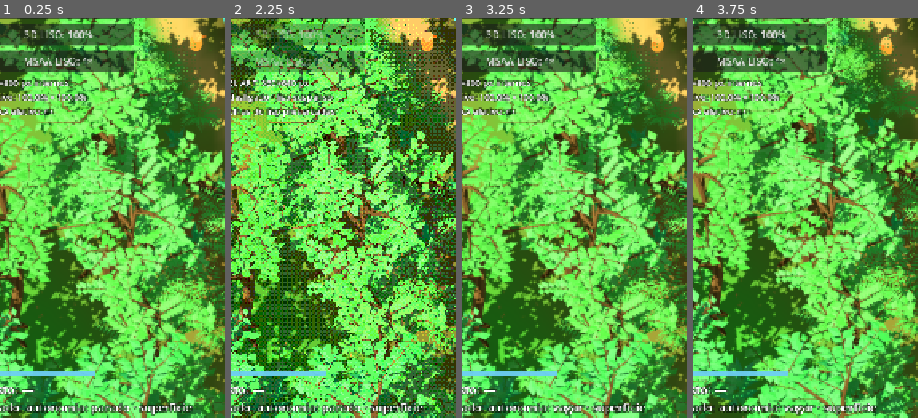
Above: before the commit, frames 1-4 (left to right).
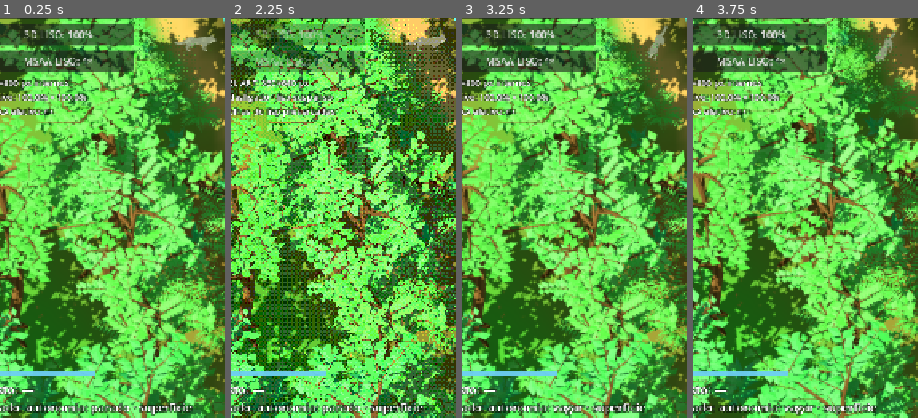
Above: after the commit, the same moments.

Repository: jonathasptbr-gh/Projeto-Galapago
Game: Godot game, scene res://jogo/main.tscn
The game is run twice, just before and just after one commit, with the same random seed, the same clock (stepped at 60 frames per second) and the same inputs.
Inputs:
- Up to frame 1 (0.25 s): no input
- Up to frame 2 (2.25 s): click "PULO AUTO: DESLIGADO" at 0.5 s; click "PULO AUTO: LIGADO" at 1.25 s; click "PIXEL ART: DESLIGADO" at 2 s
- Up to frame 3 (3.25 s): click "PIXEL ART: LIGADO" at 2.75 s
- Up to frame 4 (3.75 s): click "DIAGNÓSTICO: DESLIGADO" at 3.5 s
The pictures show only the part of the screen within x 6-56%, y 46-96%; the shares and areas given below are measured in that part.

The runs differ from the first frame. In frame 1, 0.5% of the frame differs, in the area x 77-97%, y 3-9%; in frame 2, 0.5%; in frame 3, 0.3%; in frame 4, 0.3%.

Commit message:
jogo: integrar criatura-base do lobo 3D

Diff:
--- a/jogo/main.gd
+++ b/jogo/main.gd
@@ -54,6 +54,7 @@
 const Chao := preload("res://jogo/mundo3d/chao.gd")
 const Espaco := preload("res://jogo/mundo3d/espaco.gd")
 const Ator := preload("res://jogo/mundo3d/ator.gd")
+const Lobo := preload("res://jogo/mundo3d/lobo.gd")
 const BarraGiro := preload("res://jogo/barra_giro.gd")
 const Perigos := preload("res://jogo/perigos.gd")
 const Mira := preload("res://jogo/mira.gd")
@@ -82,8 +83,8 @@
 ## "ponto da criatura" na tela
 const ALTURA_FOCO := 0.0
 const ALTURA_CORPO_TELA := 0.6
-# atores provisórios (P24): cores por estado
-const COR_CRIATURA := Color("#e07a3a")
+# A criatura conserva os quatro materiais do GLB; tintas só para estados.
+const COR_CRIATURA := Color.WHITE
 const COR_CRIATURA_SUBSOLO := Color("#4f5b6b")
 const COR_CRIATURA_ATORDOADA := Color("#d8403a")
 const COR_ADV := Color("#8b5cf6")
@@ -120,6 +121,7 @@
 ## a mata 3D (jogo/mundo3d/natureza/mapa.gd)
 var mata: Node3D
 var ator_criatura: Node3D
+var _pos_anim_criatura := Vector2.ZERO
 var atores_adv: Array = []
 ## o MAPA DO CHÃO (SubViewport): trilha, perigos e mira
 var chao: SubViewport
@@ -201,10 +203,11 @@
 	mata.ligar_chao(chao.get_texture(), chao.ret_shader())
 	Mata.ambientar(vista.ambiente.environment, vista.sol, false)
 	vista.contorno.layers = 0
-	ator_criatura = Ator.new()
+	ator_criatura = Lobo.new()
 	ator_criatura.name = "Criatura"
 	ator_criatura.cor = COR_CRIATURA
 	vista.mundo_3d.add_child(ator_criatura)
+	_pos_anim_criatura = corpo.pos
 
 	for a in mapa.get("adversarios", []):
 		var adv := Adversario.new(int(a.get("semente", 1)), Rect2(), cfg_adversario)
@@ -376,14 +379,17 @@
 	_escurecer(planejando, plano, retomada_s, delta)
 
 
-## Atores 3D provisórios: só LEEM a sim (posição, olhar, salto, camada,
-## hostilidade, preparo, esconderijo) e trocam de cor por estado.
+## A criatura 3D lê movimento/pulo/ataque reais da sim; os adversários
+## provisórios continuam lendo posição, olhar, salto, camada e hostilidade.
 func _atualizar_atores(delta: float) -> void:
 	var subsolo: bool = corpo.camada == Mundo.SUBSOLO
 	var alvo_h: float = mundo.altura(mundo.celula_de(corpo.pos))
 	_h_cria = alvo_h + (_h_cria - alvo_h) * exp(-14.0 * delta)
 	var salto: float = float(corpo.z) / Cam3D.PX_POR_UNIDADE - (AFUNDA_SUBSOLO if subsolo else 0.0)
 	ator_criatura.atualizar(corpo.pos, _h_cria, corpo.olhar, salto)
+	var deslocamento: float = Vector2(corpo.pos).distance_to(_pos_anim_criatura) if delta > 0.0 else 0.0
+	ator_criatura.animar(deslocamento, delta, corpo.no_ar(), corpo.ataque != "", corpo.caminhada_existe())
+	_pos_anim_criatura = corpo.pos
 	var cor := COR_CRIATURA
 	if subsolo:
 		cor = COR_CRIATURA_SUBSOLO
--- /dev/null
+++ b/jogo/mundo3d/lobo.gd
@@ -0,0 +1,91 @@
+extends Node3D
+## Só a criatura-base; adversários continuam com o ator provisório.
+## Pés em Espaco.ponto(pos_px, h), direção da sim no XZ e salto em unidades 3D.
+## O GLB permanece intacto; escala/virada e materiais são locais a esta instância.
+
+const Espaco := preload("res://jogo/mundo3d/espaco.gd")
+const Cam3D := preload("res://sim/camera3d.gd")
+const Mat := preload("res://jogo/mundo3d/materiais.gd")
+const MODELO := preload("res://arte/modelos/Lobo.glb")
+# AABB medido no Godot com a escala 0,25: 0,27 × 0,67 × 1,39 unidades.
+# Uma célula tem 1 unidade; a pata mais baixa fica a 0,003 do chão.
+const ESCALA_MODELO := 0.25
+# Distância horizontal por ciclo: passada Walk curta (~40% do comprimento
+# do corpo), Gallop mais longa (~70%). Determina fase, não velocidade fixa.
+const PASSADA_WALK := 0.55
+const PASSADA_GALLOP := 0.95
+
+@export var cor := Color.WHITE
+
+var _modelo: Node3D
+var _malha: MeshInstance3D
+var _anim: AnimationPlayer
+var _bases: Array[Color] = []
+var _clipe := ""
+
+
+func _ready() -> void:
+	_modelo = MODELO.instantiate()
+	_modelo.name = "Lobo"
+	_modelo.scale = Vector3.ONE * ESCALA_MODELO
+	# Quaternius aponta para +Z depois da rotação do armature; ator.gd
+	# aponta para -Z. A correção fica dentro da cena, não afeta olhar/câmera.
+	_modelo.rotation.y = PI
+	add_child(_modelo)
+	_malha = _modelo.get_node("RootNode/AnimalArmature/Skeleton3D/Wolf")
+	_anim = _modelo.get_node("AnimationPlayer")
+	for i in _malha.mesh.get_surface_count():
+		var original := _malha.mesh.surface_get_material(i) as StandardMaterial3D
+		_bases.append(original.albedo_color)
+	# As 24 tomadas do arquivo continuam disponíveis; só as versões SEM
+	# prefixo AnimalArmature| são acionadas. O loop não edita o GLB.
+	for nome in ["Idle", "Walk", "Gallop", "Gallop_Jump"]:
+		_anim.get_animation(nome).loop_mode = Animation.LOOP_LINEAR
+	pintar(cor)
+	_tocar("Idle")
+
+
+func pintar(nova: Color) -> void:
+	cor = nova
+	if _malha == null:
+		return
+	for i in _bases.size():
+		# A paleta original de quatro materiais (pelagem clara/escura,
+		# olho, focinho) é preservada; só estados especiais aplicam tinta.
+		var base := _bases[i]
+		var tint := Color(base.r * nova.r, base.g * nova.g, base.b * nova.b)
+		_malha.set_surface_override_material(i, Mat.toon(tint))
+
+
+func atualizar(pos_px: Vector2, h: float, direcao: Vector2, salto := 0.0) -> void:
+	position = Espaco.ponto(pos_px, h) + Vector3(0, salto, 0)
+	if direcao.length_squared() > 0.000001:
+		rotation.y = atan2(-direcao.x, -direcao.y)
+
+
+## Estado lido da sim, nunca derivado do olhar (que também gira parada).
+## Cada quadro avança em distância/PX_POR_UNIDADE/passada ciclos, sem
+## dependência do fps: velocidade × duração_do_clipe / passada.
+## Na imobilidade muda para Idle; pulo/ataque não recebem a velocidade de andar.
+func animar(deslocamento_px: float, delta_s: float, no_ar: bool, atacando: bool, perto: bool) -> void:
+	var nome := "Idle"
+	if atacando:
+		nome = "Attack"
+	elif no_ar:
+		nome = "Gallop_Jump"
+	elif delta_s > 0.0 and deslocamento_px > 0.01:
+		nome = "Walk" if perto else "Gallop"
+	_tocar(nome)
+	if nome == "Walk" or nome == "Gallop":
+		var passada := PASSADA_WALK if nome == "Walk" else PASSADA_GALLOP
+		_anim.speed_scale = (deslocamento_px / Cam3D.PX_POR_UNIDADE / delta_s) * (_anim.get_animation(nome).length / passada)
+	else:
+		_anim.speed_scale = 1.0
+
+
+func _tocar(nome: String) -> void:
+	if _clipe == nome:
+		return
+	assert(_anim.has_animation(nome), "clipe ausente: " + nome)
+	_anim.play(nome, 0.12)
+	_clipe = nome
--- /dev/null
+++ b/testes/test_lobo.gd
@@ -0,0 +1,90 @@
+extends "res://testes/caso.gd"
+## Lobo importado: mantém o arquivo/paleta, lê estados reais da sim e não
+## altera a cena nem a aparência dos adversários provisórios.
+
+const Lobo := preload("res://jogo/mundo3d/lobo.gd")
+const Ator := preload("res://jogo/mundo3d/ator.gd")
+const Main := preload("res://jogo/main.gd")
+const Espaco := preload("res://jogo/mundo3d/espaco.gd")
+
+
+func test_importacao_preserva_quatro_materiais_e_encaixe() -> void:
+	var lobo := Lobo.new()
+	Engine.get_main_loop().root.add_child(lobo)
+	var modelo: Node3D = lobo.get_node("Lobo")
+	var malha: MeshInstance3D = modelo.get_node("RootNode/AnimalArmature/Skeleton3D/Wolf")
+	igual(malha.mesh.get_surface_count(), 4, "quatro materiais originais")
+	perto(modelo.scale.x, 0.25, 0.00001, "escala só na instância")
+	for i in 4:
+		var original := malha.mesh.surface_get_material(i) as StandardMaterial3D
+		var aplicado := malha.get_surface_override_material(i) as ShaderMaterial
+		checar(aplicado != null, "material estilizado da superfície %d" % i)
+		if aplicado != null:
+			var base: Color = aplicado.get_shader_parameter("cor")
+			checar(base.is_equal_approx(original.albedo_color), "cor %d preservada" % i)
+	lobo.atualizar(Vector2(64, 96), 1.0, Vector2.RIGHT, 0.3)
+	perto(lobo.position.distance_to(Espaco.ponto(Vector2(64, 96), 1.0) + Vector3(0, 0.3, 0)), 0.0, 0.0001, "pés + salto")
+	perto((lobo.basis * Vector3.FORWARD).distance_to(Vector3.RIGHT), 0.0, 0.0001, "frente local aponta à direita")
+	lobo.free()
+
+
+func test_clipes_exatos_sem_prefixo_e_sem_corrida_falsa() -> void:
+	var lobo := Lobo.new()
+	Engine.get_main_loop().root.add_child(lobo)
+	var anim: AnimationPlayer = lobo.get_node("Lobo/AnimationPlayer")
+	igual(anim.assigned_animation, "Idle", "parado desde o início")
+	lobo.animar(0.0, 0.1, false, false, false)
+	igual(anim.assigned_animation, "Idle", "olhar não induz movimento")
+	lobo.animar(4.0, 0.1, false, false, true)
+	igual(anim.assigned_animation, "Walk", "perto anda")
+	lobo.animar(4.0, 0.1, false, false, false)
+	igual(anim.assigned_animation, "Gallop", "longe usa galope, não Run")
+	lobo.animar(4.0, 0.1, true, false, false)
+	igual(anim.assigned_animation, "Gallop_Jump", "pulo real vence deslocamento")
+	lobo.animar(0.0, 0.1, false, true, false)
+	igual(anim.assigned_animation, "Attack", "ataque real vence inércia")
+	lobo.animar(0.0, 0.1, false, false, false)
+	igual(anim.assigned_animation, "Idle", "fim do ataque volta ao repouso")
+	lobo.free()
+
+
+func test_mesma_distancia_tem_mesma_fase_em_duas_velocidades() -> void:
+	var fases: Array[float] = []
+	for segundos in [0.5, 0.25]:
+		var lobo := Lobo.new()
+		Engine.get_main_loop().root.add_child(lobo)
+		var anim: AnimationPlayer = lobo.get_node("Lobo/AnimationPlayer")
+		# Meio metro em ambas: uma vez em 0,5 s, outra em 0,25 s.
+		lobo.animar(16.0, segundos, false, false, true)
+		anim.advance(segundos)
+		fases.append(anim.current_animation_position / anim.get_animation("Walk").length)
+		lobo.free()
+	perto(fases[0], fases[1], 0.01, "fase depende da distância, não do FPS/tempo")
+	perto(fases[0], 0.5 / Lobo.PASSADA_WALK, 0.01, "meio metro usa a passada calibrada")
+
+
+func test_imobilidade_termina_passada_sem_patinar() -> void:
+	var lobo := Lobo.new()
+	Engine.get_main_loop().root.add_child(lobo)
+	var anim: AnimationPlayer = lobo.get_node("Lobo/AnimationPlayer")
+	lobo.animar(8.0, 0.1, false, false, false)
+	checar(anim.speed_scale > 0.0, "galope acelera quando percorre chão")
+	lobo.animar(0.0, 0.1, false, false, false)
+	igual(anim.assigned_animation, "Idle", "imóvel não continua as passadas")
+	perto(anim.speed_scale, 1.0, 0.00001, "idle respira na cadência original")
+	lobo.animar(8.0, 0.1, true, false, false)
+	igual(anim.assigned_animation, "Gallop_Jump", "pulo tem clipe independente")
+	perto(anim.speed_scale, 1.0, 0.00001, "pulo não herda velocidade da passada")
+	lobo.animar(8.0, 0.1, true, true, false)
+	igual(anim.assigned_animation, "Attack", "ataque prevalece sobre pulo")
+	perto(anim.speed_scale, 1.0, 0.00001, "ataque não herda velocidade da passada")
+	lobo.free()
+
+
+func test_so_criatura_recebe_lobo_no_jogo() -> void:
+	var m := Main.new()
+	Engine.get_main_loop().root.add_child(m)
+	checar(m.ator_criatura is Lobo, "criatura-base substituída")
+	for adv in m.atores_adv:
+		checar(adv is Ator, "adversário conserva corpo e comportamento")
+	m.free()
Not shown, added: arte/modelos/Lobo.credito.txt
Binary file added: arte/modelos/Lobo.glb
Not shown, added: arte/modelos/Lobo.glb.import
Not shown, added: jogo/mundo3d/lobo.gd.uid
Not shown, added: testes/test_lobo.gd.uid
Not shown, changed: docs/HISTORICO.md
